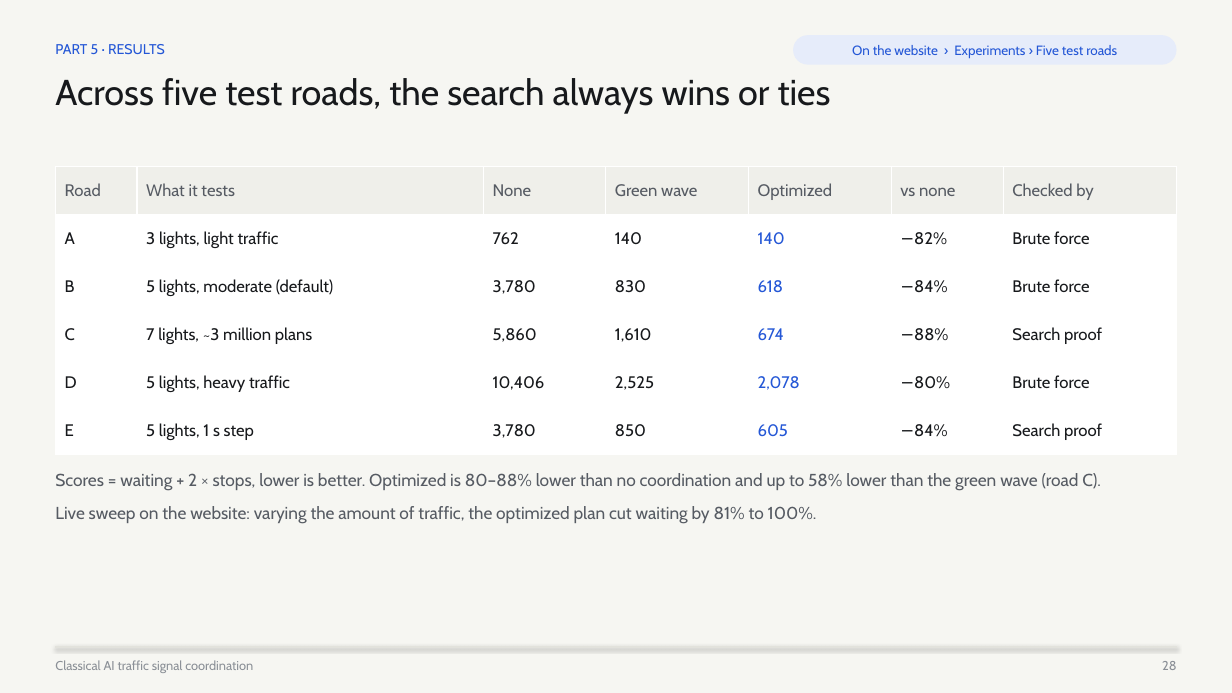
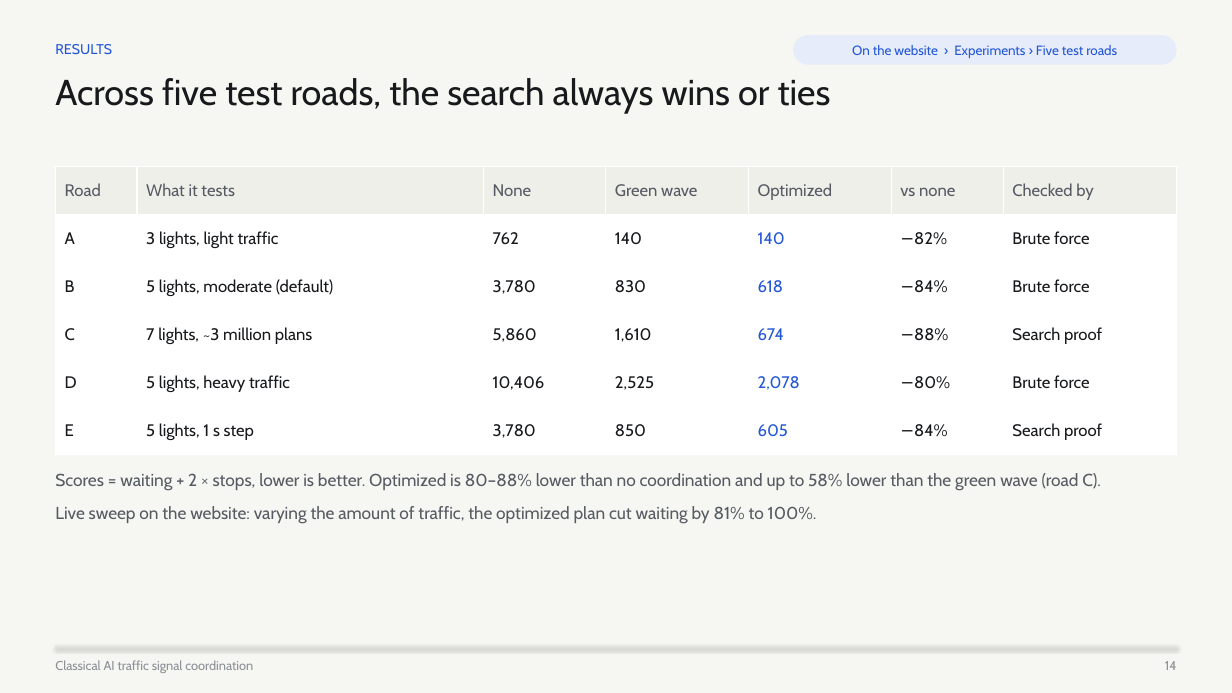
Before and after one commit to vyeos/fai-project, a slide deck: slide 14 of deliverables/final_slides.pptx (slide 28 before the commit). Drawn at 1232x693 pixels with LibreOffice and Linux fonts; fonts in the diff are those of the drawing. Boxes give left, top, right and bottom in pixels: in the first picture for what was removed or moved away, otherwise in the second. Text is boxed around its words. In the diff, an @@ line names an element or a change of style, - is before the commit and + after.

```diff
--- a/deliverables/final_slides.pptx
+++ b/deliverables/final_slides.pptx
@@ text at (55, 44, 112, 54): text changed @@
-PART 5 · RESULTS
+RESULTS
@@ text at (1165, 661, 1177, 670): text changed @@
-28
+14
```
Also in this commit, not shown: 13 other slides changed, 1 slide added, 19 slides removed, 3 other files.
